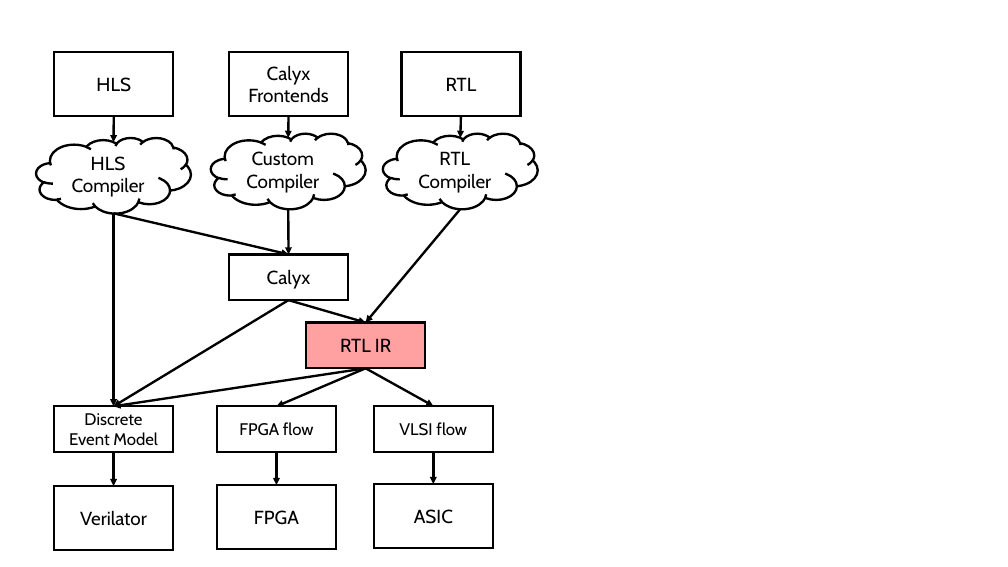
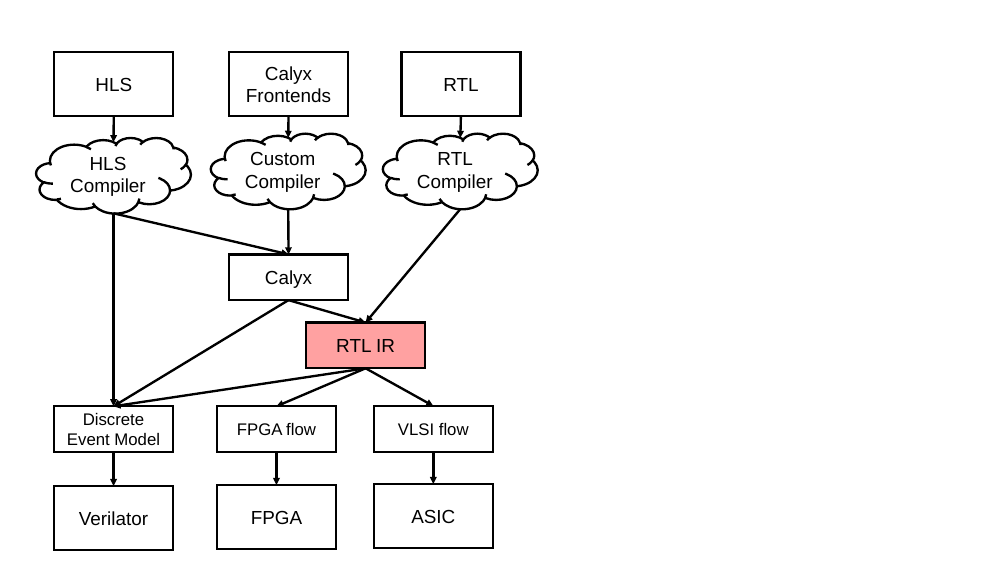
Before and after one commit to vighneshiyer/publications, a slide deck: slide 12 of figs/latte24/figs.pptx (slide 11 before the commit). Drawn at 1008x567 pixels with LibreOffice and Linux fonts; fonts in the diff are those of the drawing. Boxes give left, top, right and bottom in pixels: in the first picture for what was removed or moved away, otherwise in the second. Text is boxed around its words. In the diff, an @@ line names an element or a change of style, - is before the commit and + after.

```diff
--- a/figs/latte24/figs.pptx
+++ b/figs/latte24/figs.pptx
@@ font Cabin to Arial in 14 elements at bbox=[54, 52, 173, 116], bbox=[402, 52, 520, 116], bbox=[217, 485, 336, 549], bbox=[374, 484, 493, 547], bbox=[229, 52, 348, 116], bbox=[36, 138, 191, 213], bbox=[229, 254, 348, 300], bbox=[211, 134, 366, 209], bbox=[383, 134, 538, 209], bbox=[306, 323, 425, 369], bbox=[54, 486, 173, 550], bbox=[54, 406, 173, 452], bbox=[217, 406, 336, 452], bbox=[374, 406, 493, 452] @@
```
Also in this commit, not shown: 7 other slides changed, 2 slides added, 1 slide removed, 8 other files.
